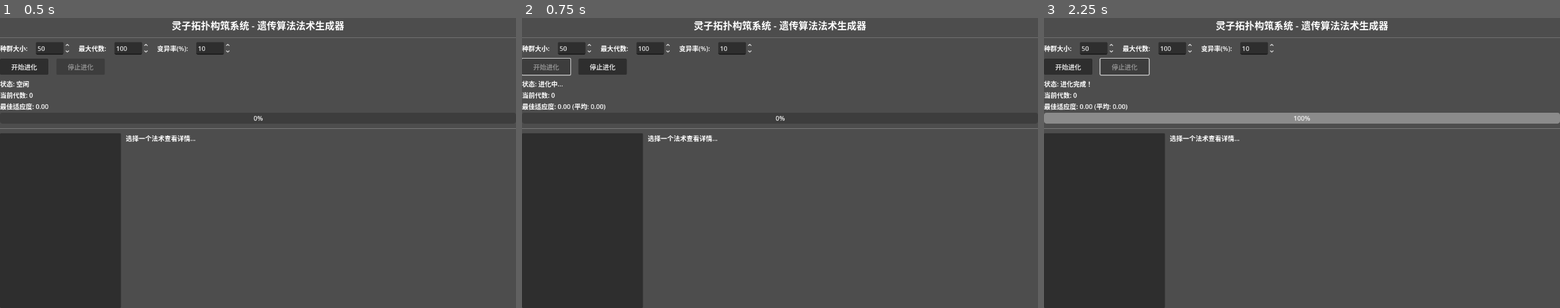
Above: before the commit, frames 1-3 (left to right).
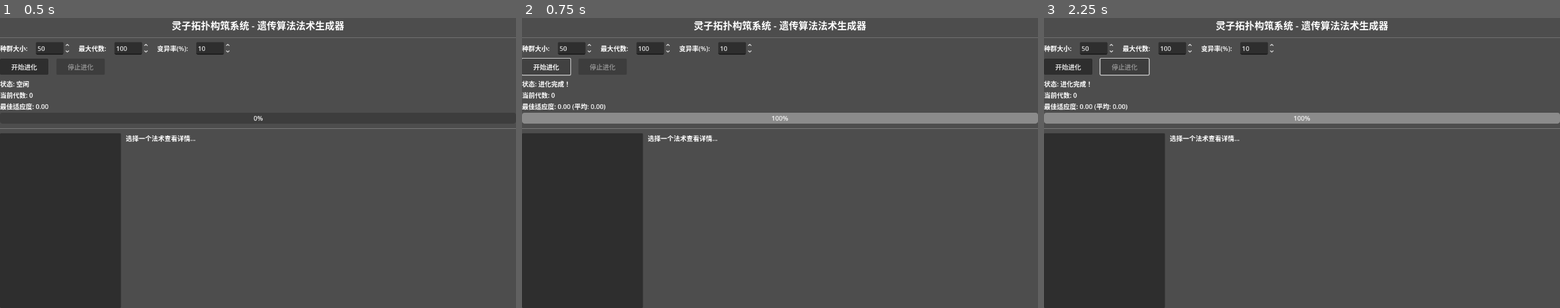
Above: after the commit, the same moments.

Repository: gdszyy/lingzi-topology-system
Game: Godot game, scene res://scenes/test/test_main.tscn
Same seed, same stepped clock (60 frames per second), same inputs: the game is played once before the commit and once after it.
Inputs (mouse positions are in pixels of both pictures, inside the frame that each line leads up to):
- Up to frame 1 (0.5 s): no input
- Up to frame 2 (0.75 s): click "开始进化" at 0.5 s
- Up to frame 3 (2.25 s): click (1069, 67) at 1.25 s, where only the run after the commit has a clickable "开始进化"; click (1126, 67) at 2 s, where only the run before the commit has a clickable "停止进化"

Frame 1 is identical in both runs. In frame 2, 3.9% of the frame differs, in the area x 0-100%, y 15-37%; in frame 3, nothing differs.
Error before the commit: Parse Error: Unexpected "?" in source. If you want a ternary operator, use "truthy_value if true_condition else falsy_value". (res://scripts/core/spell_factory…
Error after the commit: Invalid assignment of property or key 'topology_rules' with value of type 'Array' on a base object of type 'Resource (SpellCoreData)'. (res://resources/spell_d…

Commit message:
fix: 修复 GDScript 三元运算符语法
- 将 C 风格三元运算符 'a ? b : c' 改为 GDScript 风格 'b if a else c'

Diff:
--- a/scripts/core/spell_factory.gd
+++ b/scripts/core/spell_factory.gd
@@ -78,7 +78,7 @@
 		TriggerData.TriggerType.ON_TIMER:
 			var timer_trigger = OnTimerTrigger.new()
 			timer_trigger.delay = randf_range(config.timer_delay_range.x, config.timer_delay_range.y)
-			timer_trigger.repeat_interval = randf() < 0.3 ? randf_range(0.5, 2.0) : 0.0
+			timer_trigger.repeat_interval = randf_range(0.5, 2.0) if randf() < 0.3 else 0.0
 			trigger = timer_trigger
 		TriggerData.TriggerType.ON_PROXIMITY:
 			var prox_trigger = OnProximityTrigger.new()
